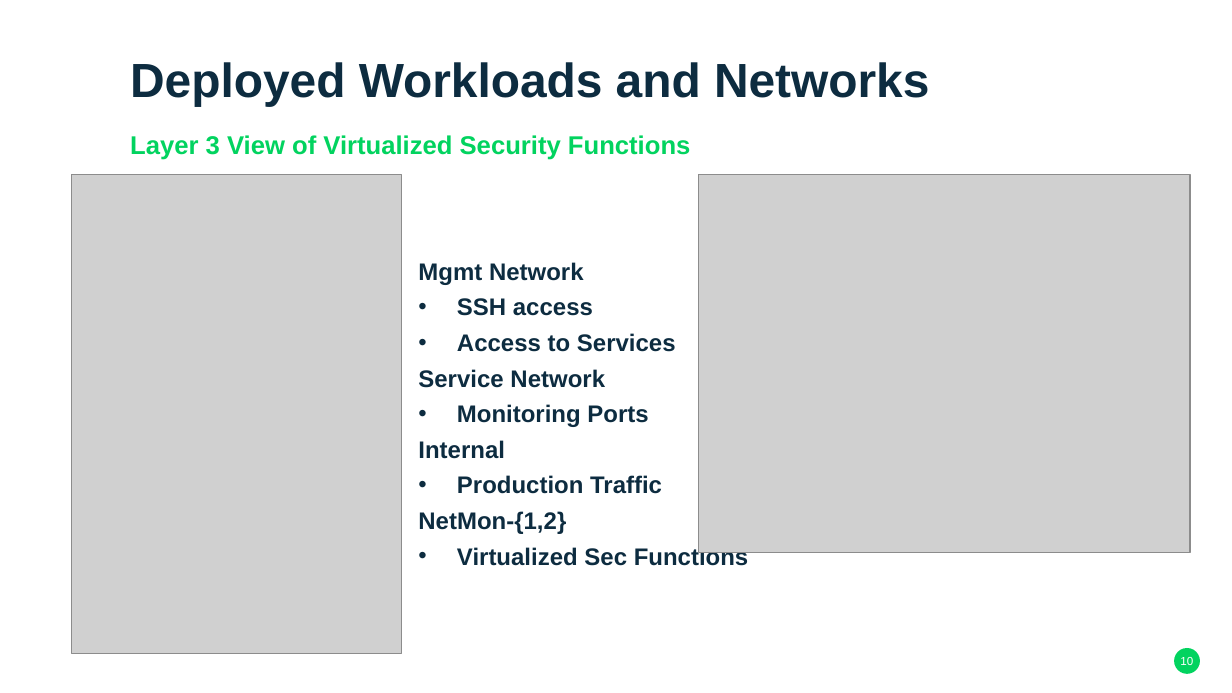
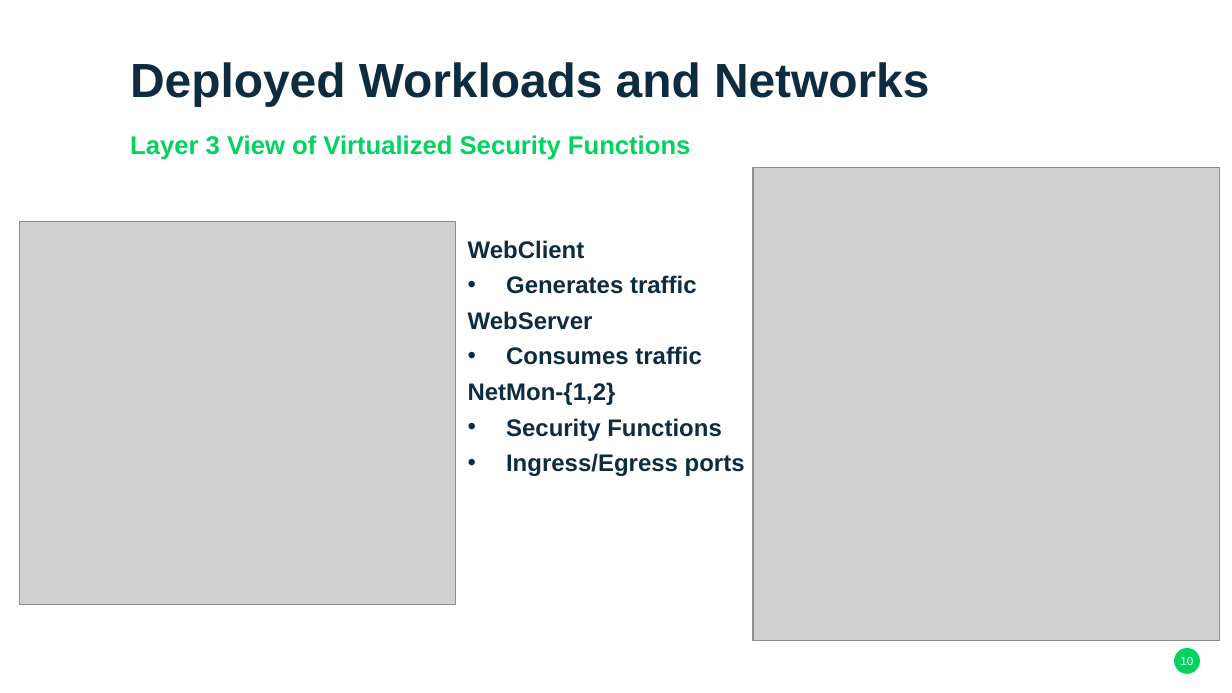
Before and after one commit to OpenStackSanDiego/SecurityServiceChains, a slide deck: slide 10 of Virtualized Security Functions - SUSE Format.pptx. Drawn at 1232x693 pixels with LibreOffice and Linux fonts; fonts in the diff are those of the drawing; grey boxes stand for pictures; background and template pictures are left out. Boxes give left, top, right and bottom in pixels: in the first picture for what was removed or moved away, otherwise in the second. Text is boxed around its words. In the diff, an @@ line names an element or a change of style, - is before the commit and + after.

```diff
--- a/Virtualized Security Functions - SUSE Format.pptx
+++ b/Virtualized Security Functions - SUSE Format.pptx
@@ picture: place and size @@
-picture at <box>699,175,1190,553</box>
+picture at <box>753,168,1220,641</box>
@@ picture: place and size @@
-picture at <box>71,175,402,653</box>
+picture at <box>20,222,456,605</box>
@@ text "WebClient": place and size @@
-text "WebClient" at <box>418,262,748,566</box>
+text "WebClient" at <box>468,240,745,476</box>
@@ text at <box>468,240,702,365</box>: text changed @@
-Mgmt Network
-• SSH access
-• Access to Services
-Service Network
-• Monitoring Ports
-Internal
-• Production Traffic
+WebClient
+• Generates traffic
+WebServer
+• Consumes traffic
@@ text at <box>506,418,745,476</box>: text changed @@
-• Virtualized Sec Functions
+• Security Functions
+• Ingress/Egress ports
```
Also in this commit, not shown: 6 other slides changed, 1 slide added.
